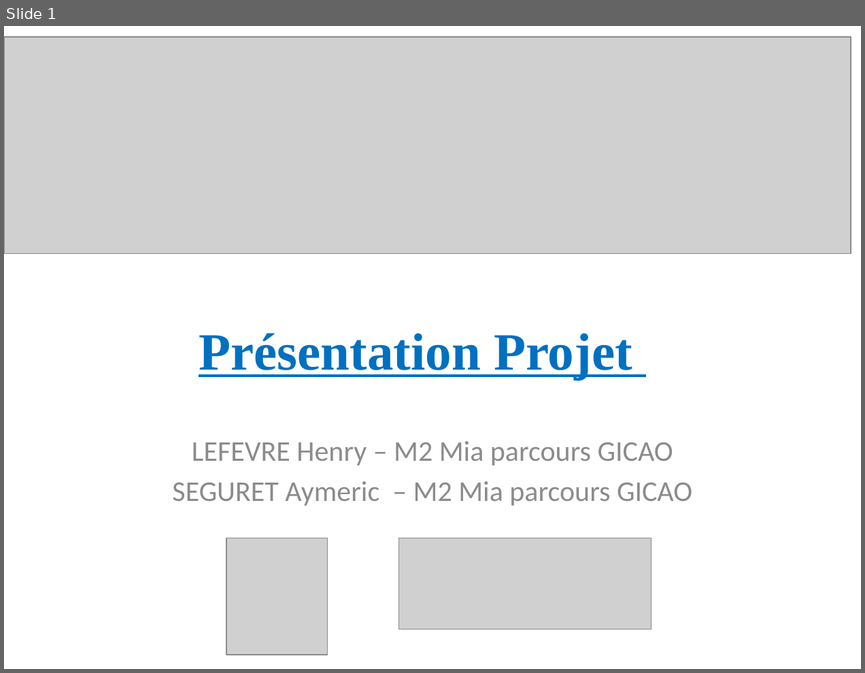
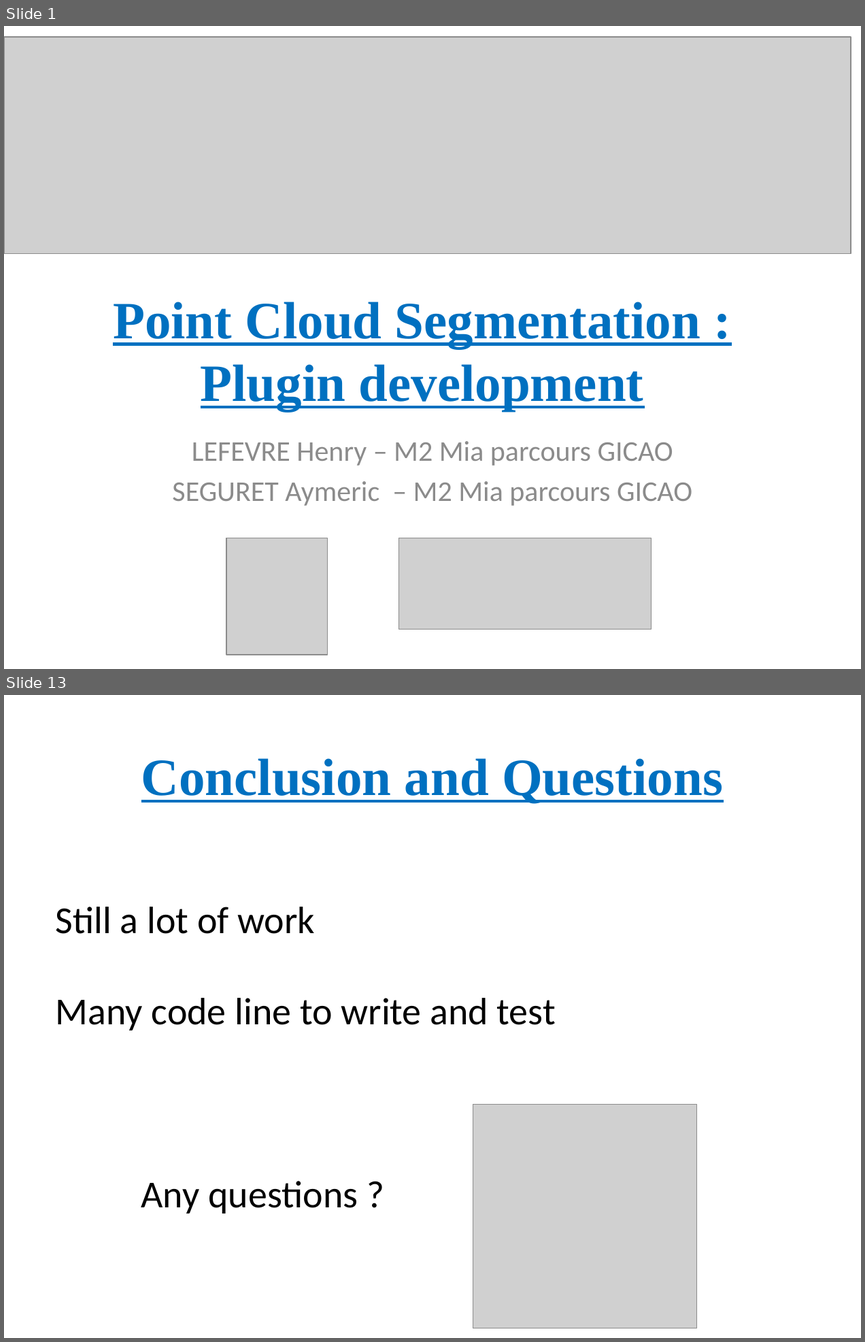
Before and after one commit to Mric26/M2-S1, a slide deck: Projet/Presentation.pptx. Shown one above the other, each under a label of ours: slide 1 before the commit, slides 1 and 13 after it; the slides between them are not shown. The pictures are 865x673 and 865x1342 pixels, drawn with LibreOffice and Linux fonts; fonts in the diff are those of the drawing; grey boxes stand for pictures. Boxes give left, top, right and bottom in pixels: in the first picture for what was removed or moved away, otherwise in the second. Text is boxed around its words. In the diff, an @@ line names an element or a change of style, - is before the commit and + after.

Commit message:
projet

```diff
--- a/Projet/Presentation.pptx
+++ b/Projet/Presentation.pptx
@@ slide 13 added at [4,695,861,1338], background #FFFFFF @@
@@ title added at [141,758,723,804], 44 pt, text #0070C0, bold, underline @@
+Conclusion and Questions
@@ text added at [56,906,555,1213], 32 pt, text #000000 @@
+Still a lot of work
+Many code line to write and test
+Any questions ?
@@ picture added at [473,1104,696,1327] @@
@@ slide 1 changed as well @@
@@ title at [113,301,700,411]: text changed @@
-Présentation Projet
+Point Cloud Segmentation :
+Plugin development
```
Also in this commit, not shown: 11 other slides added, 4 slides removed, 1 other file.
